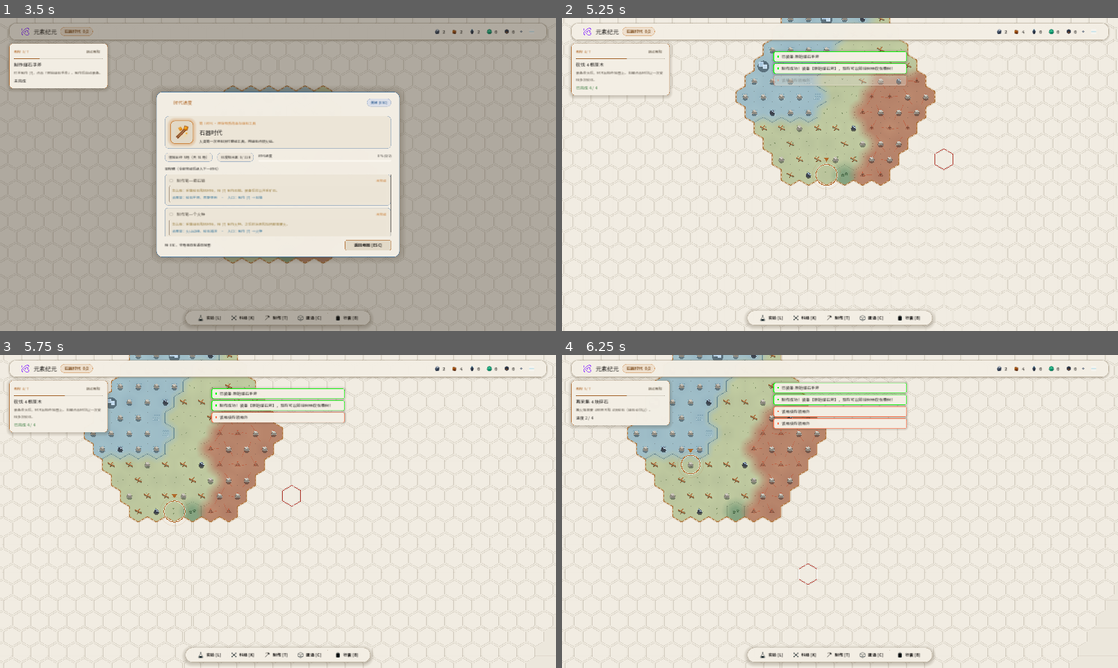
Above: before the commit, frames 1-4 (two rows, left to right).
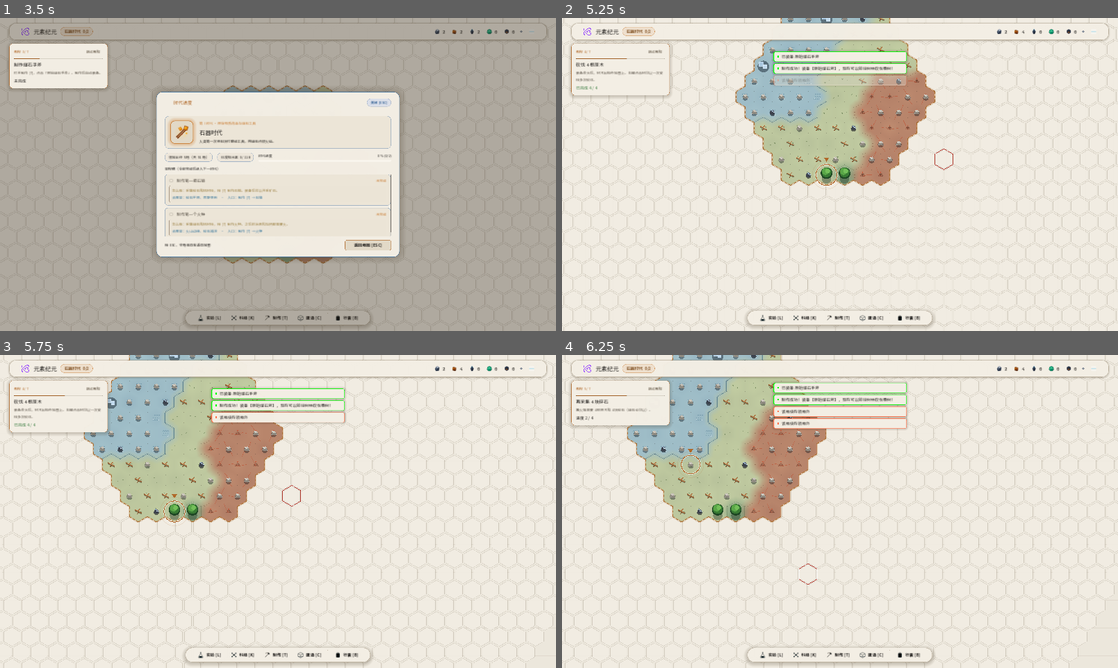
Above: after the commit, the same moments.

Repository: imlinhanchao/elemental-earth-2d
Game: Godot game, scene res://tests/test_tutorial.tscn
Same seed, same stepped clock (60 frames per second), same inputs: the game is played once before the commit and once after it. This scene is started directly instead of the project's main scene.
Inputs (mouse positions are in pixels of both pictures, inside the frame that each line leads up to):
- Up to frame 1 (3.5 s): click "石器时代 0/2" at 0.5 s; click "实验 [L]" at 1.25 s; click "科技 [K]" at 2 s; click "制作 [T]" at 2.75 s
- Up to frame 2 (5.25 s): click "建造 [C]" at 3.5 s; click "行囊 [B]" at 4.25 s; tap Enter at 5, 5.1 s; move the mouse to (962, 158) at 5.02 s; hold D (move_right) from 5.03 s (still down); click (962, 158) at 5.17 s
- Up to frame 3 (5.75 s): keep holding D (move_right); tap Space at 5.27 s
- Up to frame 4 (6.25 s): release D (move_right) at 5.75 s; drag from (728, 527) to (812, 574) at 5.77 s

Frame 1 is identical in both runs. In frame 2, 0.2% of the frame differs, in the area x 46-52%, y 47-53%; in frame 3, 0.2%; in frame 4, 0.2%.

Commit message:
fix(world): show resources unlocked by tools, era or load
apply_depleted_tiles_to_nodes still filtered by Area2D after resource
nodes became Node2D, so nothing was refreshed: trees stayed hidden after
equipping an axe while the simulation already allowed chopping. Iterate
the resource_nodes index instead.

Co-Authored-By: Claude Opus 5.5 <noreply@anthropic.com>

Diff:
--- a/src/scenes/world.gd
+++ b/src/scenes/world.gd
@@ -446,15 +446,17 @@
 	terrain_layer.refresh()
 	overlay_layer.queue_redraw()
 
+# 按领地、采空状态与工具 / 时代门槛刷新地表资源节点的可见性。
+# 只遍历 resource_nodes 索引：熔炉、反应塔也挂在 Entities 下，不能被这里隐藏。
 func apply_depleted_tiles_to_nodes() -> void:
-	for node in entities.get_children():
-		if node is Area2D and "hex_coord" in node:
-			var in_terr = GameState.is_hex_in_territory(node.hex_coord.x, node.hex_coord.y)
-			var depleted = GameState.depleted_tiles.has(node.hex_coord)
-			var minable = true
-			if "item_key" in node and not str(node.item_key).is_empty():
-				minable = GameState.sim.is_resource_minable(node.item_key)
-			node.visible = in_terr and not depleted and minable
+	for hex in resource_nodes.keys():
+		var node = resource_nodes[hex]
+		if not is_instance_valid(node):
+			continue
+		var in_terr = GameState.is_hex_in_territory(hex.x, hex.y)
+		var depleted = GameState.depleted_tiles.has(hex)
+		var minable = GameState.sim.is_resource_minable(node.item_key)
+		node.visible = in_terr and not depleted and minable
 
 func reset_world_state() -> void:
 	for f in built_furnaces:
--- a/tests/test_tutorial.gd
+++ b/tests/test_tutorial.gd
@@ -51,6 +51,14 @@
 	await _wait(1.5)
 	_check(GameState.tutorial_step == 3, "装备斧头后进入第 4 步")
 	_check(int(GameState.tile_resources.get(GameState.tutorial_marker_hex, {}).get("wood", 0)) > 0, "第 4 步标记指向树木 (装备斧头后才可见)")
+	var tree_node = w.resource_nodes.get(GameState.tutorial_marker_hex)
+	_check(tree_node != null and tree_node.visible, "装备斧头后，标记地块上的树木节点在地图上可见")
+	var hidden_trees = 0
+	for h in w.resource_nodes.keys():
+		var n = w.resource_nodes[h]
+		if n.item_key == "wood" and GameState.is_hex_in_territory(h.x, h.y) and not n.visible:
+			hidden_trees += 1
+	_check(hidden_trees == 0, "领地内所有树木在装备斧头后都显示出来 (隐藏 %d 棵)" % hidden_trees)
 
 	inv.add_item("wood", 4)
 	await _wait(1.5)
Binary file changed: screenshot_current.png
Not shown, changed: AGENTS.md
